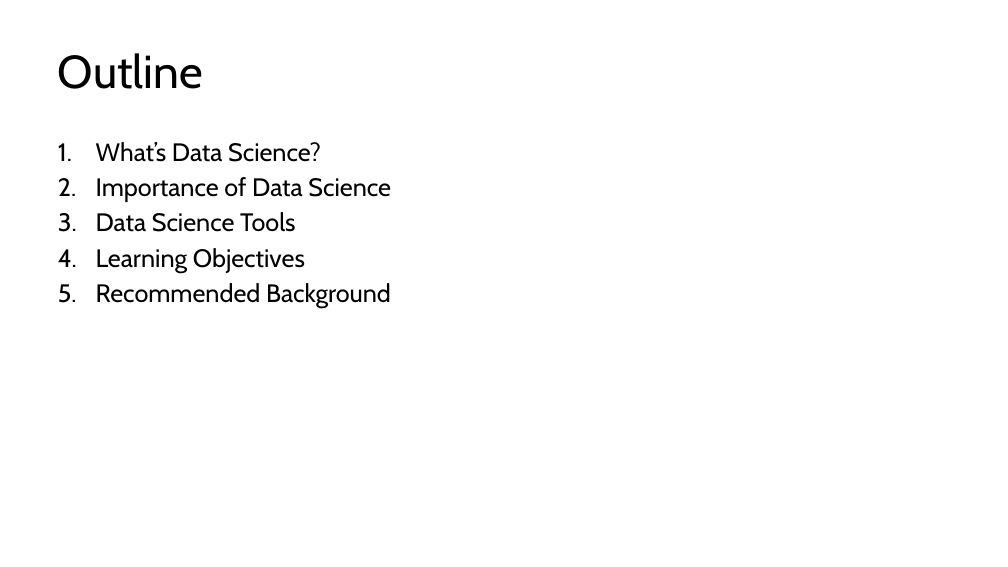
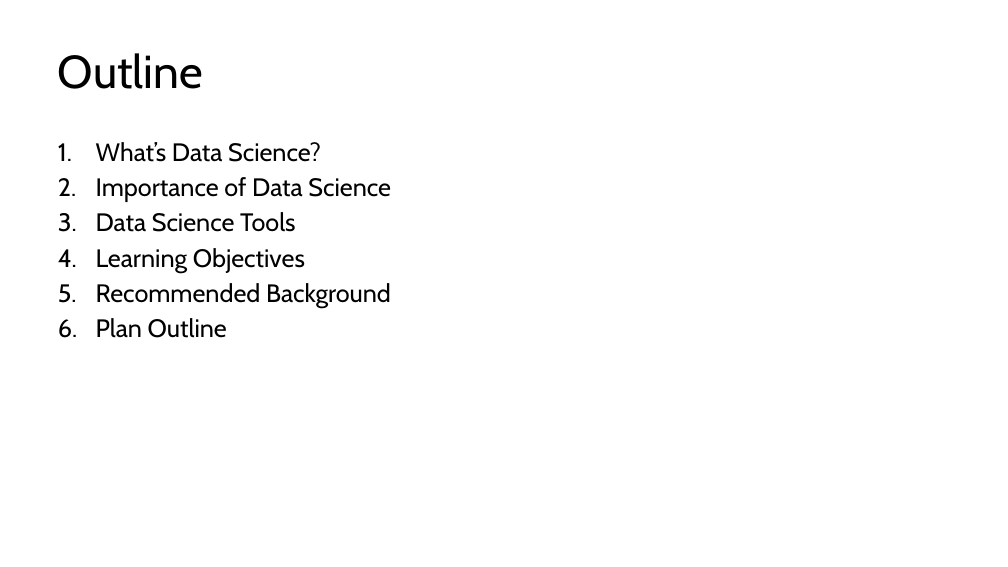
Before and after one commit to kershrita/Data-Science-Roadmap, a slide deck: slide 3 of slides/Session 01 - Introduction to Data Science.pptx (slide 2 before the commit). Drawn at 1008x567 pixels with LibreOffice and Linux fonts; fonts in the diff are those of the drawing. Boxes give left, top, right and bottom in pixels: in the first picture for what was removed or moved away, otherwise in the second. Text is boxed around its words. In the diff, an @@ line names an element or a change of style, - is before the commit and + after.

Commit message:
add plan outline

```diff
--- a/slides/Session 01 - Introduction to Data Science.pptx
+++ b/slides/Session 01 - Introduction to Data Science.pptx
@@ text at bbox=[96, 318, 227, 338]: paragraph added @@
+6. Plan Outline
```
Also in this commit, not shown: 1 other slide changed, 2 slides added.
